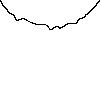
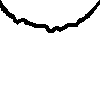
Layer changes from the first w=100, h=100 image to the second:
painted on "Capa 0" over [0, 2, 100, 33]
